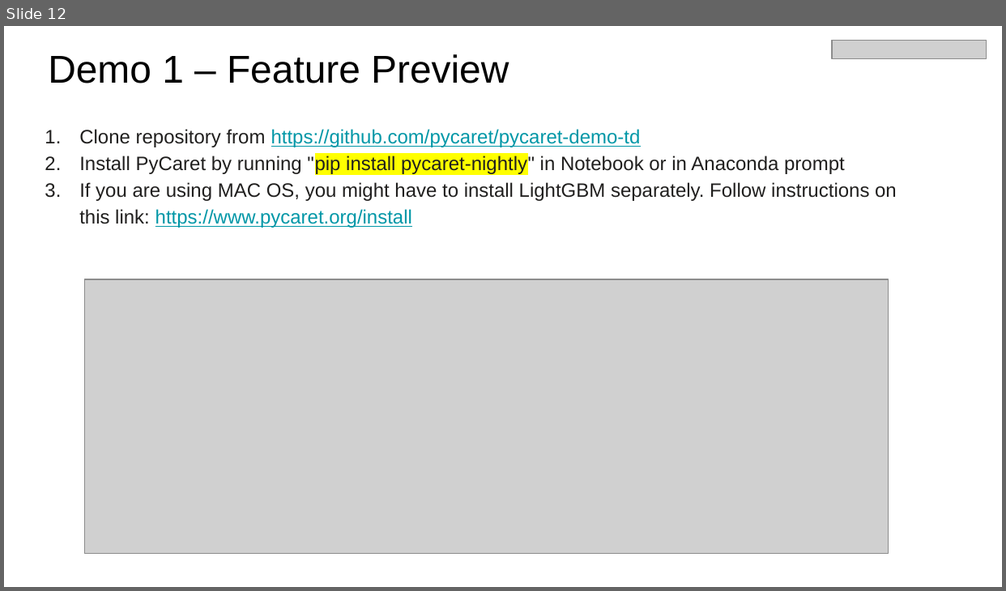
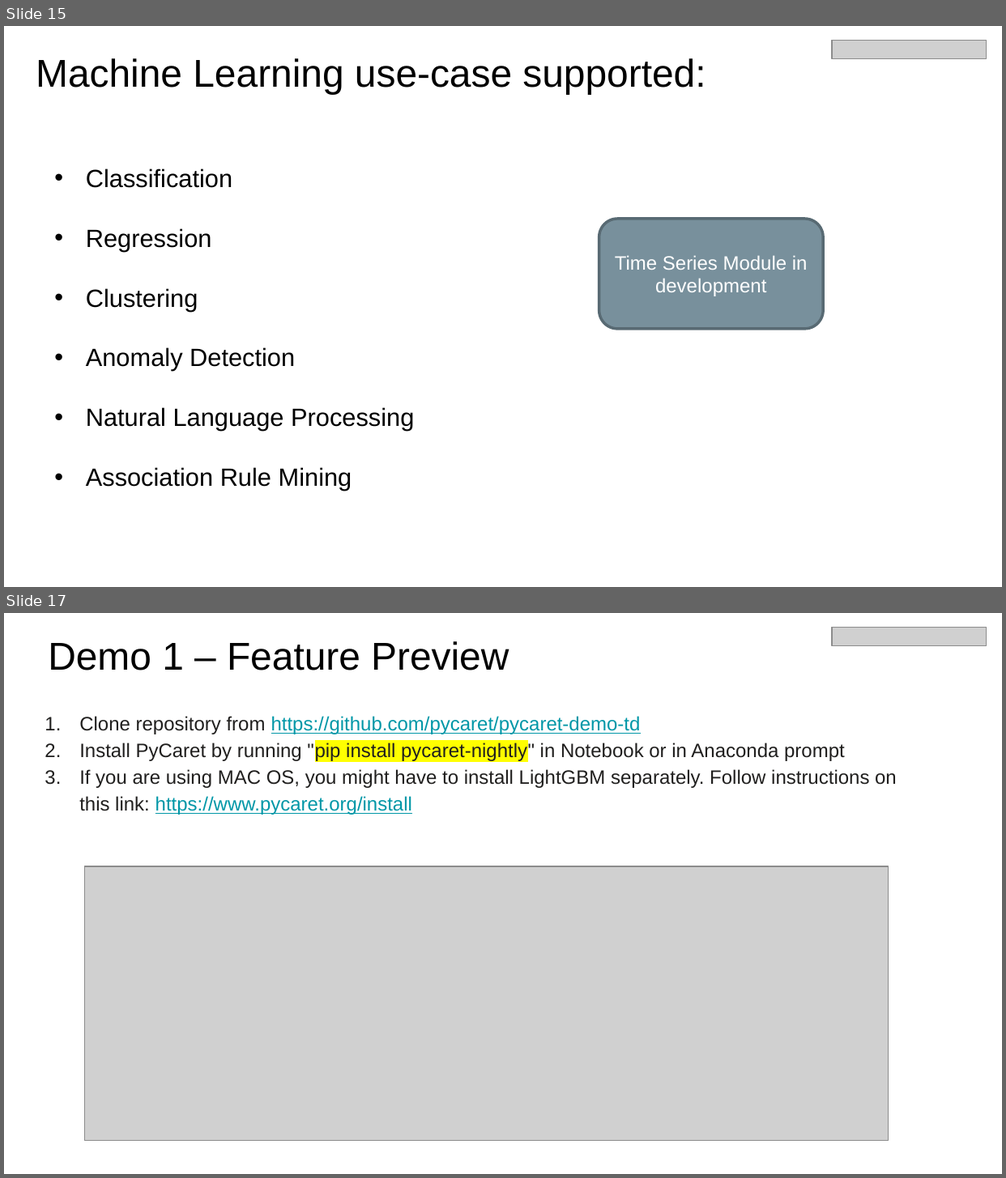
Before and after one commit to pycaret/pycaret-demo-td, a slide deck: Introducing PyCaret 2.0 - July 28 2020.pptx. Shown one above the other, each under a label of ours: slide 12 before the commit, slides 15 and 17 after it; the slides between them are not shown. The pictures are 1006x591 and 1006x1178 pixels, drawn with LibreOffice and Linux fonts; fonts in the diff are those of the drawing; grey boxes stand for pictures. Boxes give left, top, right and bottom in pixels: in the first picture for what was removed or moved away, otherwise in the second. Text is boxed around its words. In the diff, an @@ line names an element or a change of style, - is before the commit and + after.

```diff
--- a/Introducing PyCaret 2.0 - July 28 2020.pptx
+++ b/Introducing PyCaret 2.0 - July 28 2020.pptx
@@ slide 15 added at bbox=[4, 26, 1002, 587], background #FFFFFF @@
@@ picture added at bbox=[833, 40, 987, 59] @@
@@ title added at bbox=[36, 58, 705, 94], 28 pt, text #000000 @@
+Machine Learning use-case supported:
@@ text added at bbox=[86, 169, 414, 491], 18 pt, text #000000 @@
+• Classification
+• Regression
+• Clustering
+• Anomaly Detection
+• Natural Language Processing
+• Association Rule Mining
@@ rounded rectangle added at bbox=[599, 219, 822, 328], fill #78909C, outline #596B73 2 pt, 14 pt, text #FFFFFF @@
+Time Series Module in development
@@ what was slide 12 is now slide 17 @@
```
Also in this commit, not shown: 2 slides changed, 8 other slides added, 9 other files.
